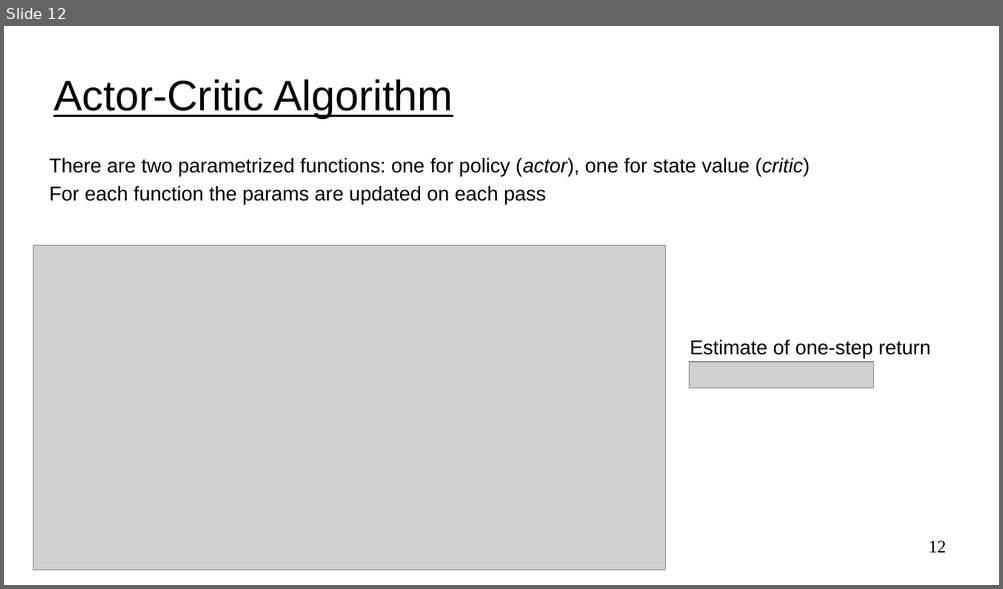
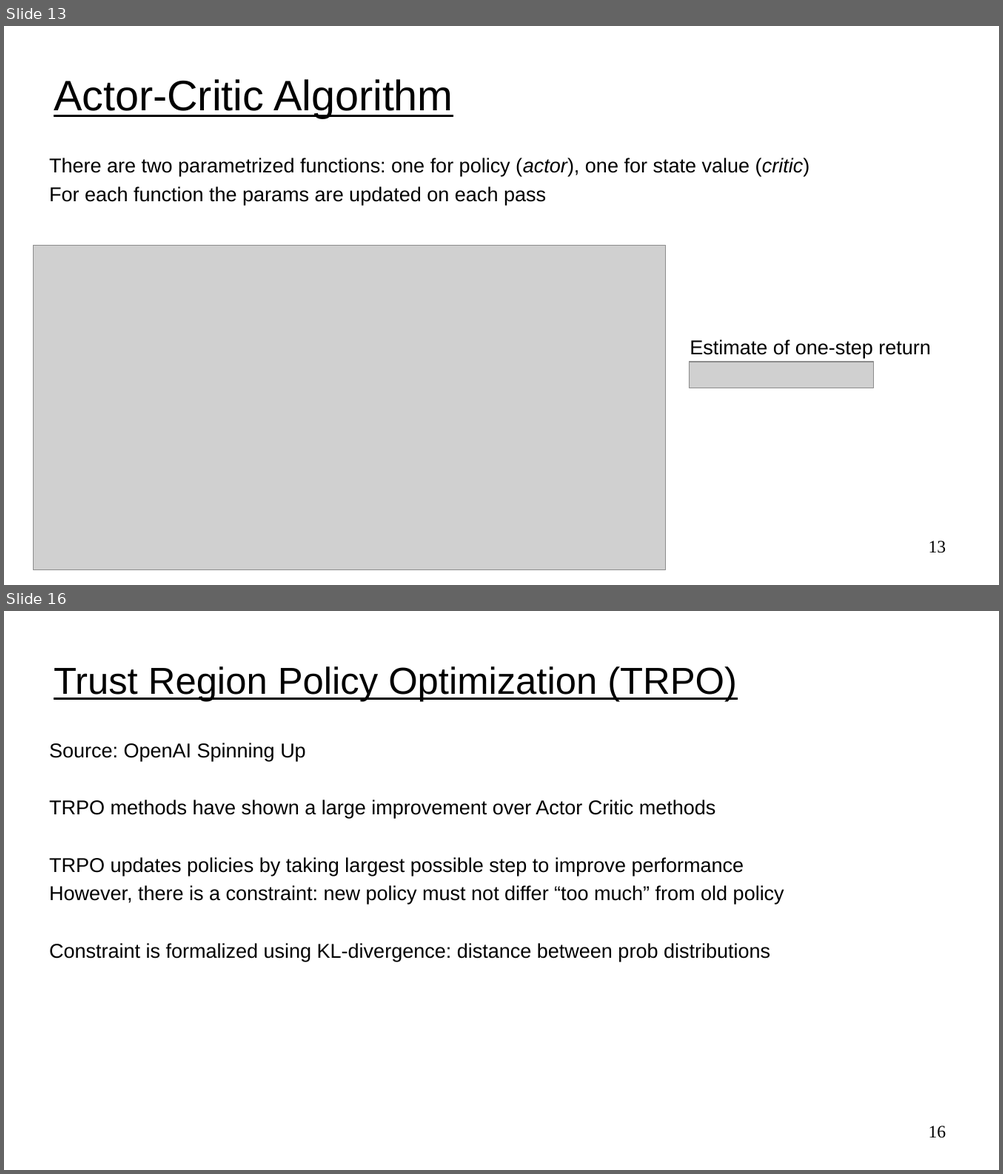
Before and after one commit to UVADS/reinforcement_learning, a slide deck: 08_policy_gradients_extensions/policy_gradients_extensions.ppt. Shown one above the other, each under a label of ours: slide 12 before the commit, slides 13 and 16 after it; the slides between them are not shown. The pictures are 1003x589 and 1003x1174 pixels, drawn with LibreOffice and Linux fonts; fonts in the diff are those of the drawing; grey boxes stand for pictures. Boxes give left, top, right and bottom in pixels: in the first picture for what was removed or moved away, otherwise in the second. Text is boxed around its words. In the diff, an @@ line names an element or a change of style, - is before the commit and + after.

Commit message:
added to pg methods and added pdf slide versions

```diff
--- a/08_policy_gradients_extensions/policy_gradients_extensions.ppt
+++ b/08_policy_gradients_extensions/policy_gradients_extensions.ppt
@@ slide 16 added at (4, 611, 999, 1170), background #FFFFFF @@
@@ title added at (54, 667, 737, 702), 30 pt, text #000000, underline @@
+Trust Region Policy Optimization (TRPO)
@@ text added at (49, 743, 784, 962), 16 pt, text #000000 @@
+Source: OpenAI Spinning Up
+TRPO methods have shown a large improvement over Actor Critic methods
+TRPO updates policies by taking largest possible step to improve performance
+However, there is a constraint: new policy must not differ “too much” from old policy
+Constraint is formalized using KL-divergence: distance between prob distributions
@@ page number added at (928, 1126, 946, 1139), 14 pt, text #000000 @@
+16
@@ what was slide 12 is now slide 13 @@
@@ page number at (928, 541, 946, 554): text changed @@
-12
+13
```
Also in this commit, not shown: 2 slides changed, 16 other slides added, 3 other files.
